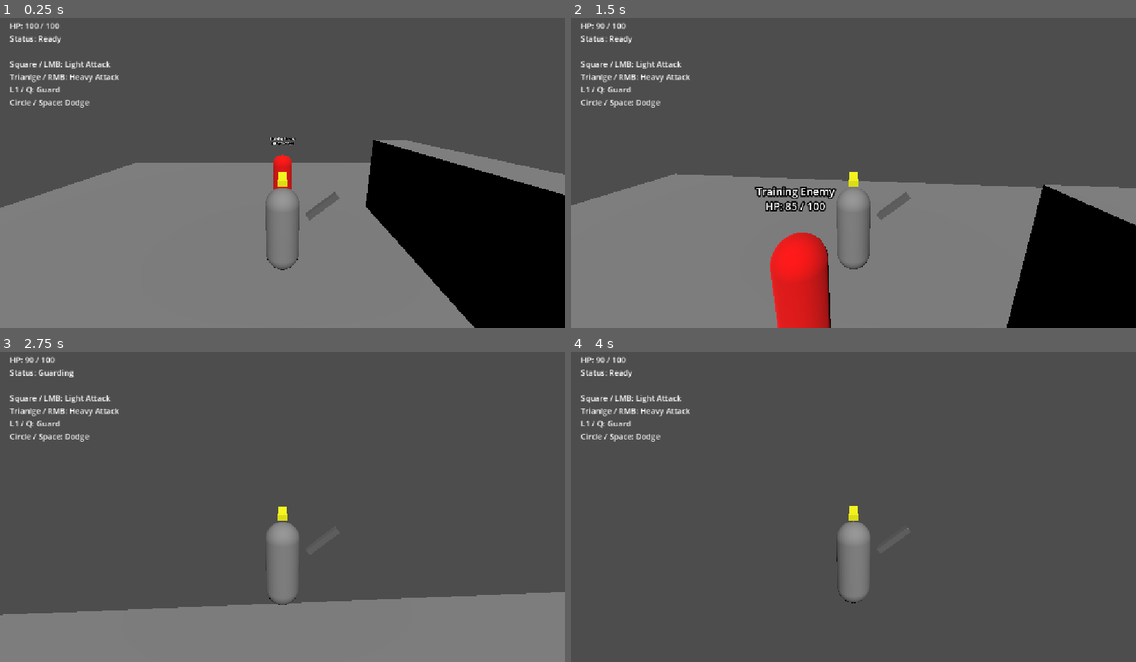
Above: before the commit, frames 1-4 (two rows, left to right).
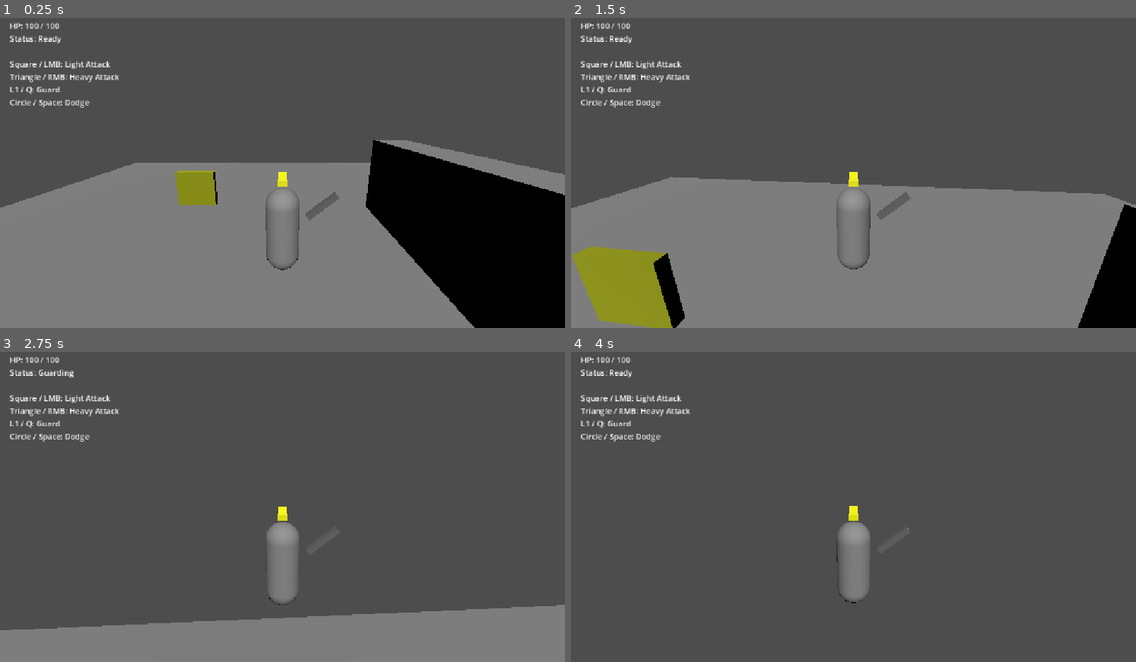
Above: after the commit, the same moments.

Repository: MelodyMan31/guildd-rpg-prototype
Game: Godot game, scene res://scenes/worlds/interaction_test.tscn
Two runs of this game, one before a commit and one after it. Both use one fixed random seed, a clock stepped at 60 frames per second and the inputs below. Before the commit the project starts from res://scenes/worlds/movement_test.tscn.
Inputs (mouse positions are in pixels of both pictures, inside the frame that each line leads up to):
- Up to frame 1 (0.25 s): no input
- Up to frame 2 (1.5 s): tap Enter at 0.5 s; move the mouse to (881, 166) at 0.52 s; hold E (interact) 0.53-1.28 s; hold W (move_forward) from 0.53 s (still down); click (881, 166) at 0.67 s; move the mouse to (825, 169) at 1.27 s; tap Space (dodge) at 1.35 s
- Up to frame 3 (2.75 s): keep holding W (move_forward); tap E (interact) at 1.55, 2.3 s; move the mouse to (293, 497) at 2.02 s; hold Q (guard) from 2.03 s (still down)
- Up to frame 4 (4 s): keep holding W (move_forward); move the mouse to (847, 507) at 2.77 s; release Q (guard) at 2.78 s; right-click (847, 507) at 2.85 s; click (847, 507) at 2.92 s; tap E (interact) at 3.05 s; move the mouse to (893, 507) at 3.52 s; hold E (interact) from 3.53 s (still down)

The runs differ from the first frame. In frame 1, 1.1% of the frame differs, in the area x 5-53%, y 18-61%; in frame 2, 15%, in the area x 0-100%, y 1-100%; in frame 3, 4.7%; in frame 4, less than 0.1%.

Commit message:
Milestone 3: Universal interactions and dialogue
Added reusable interaction detection, NPC conversations, dialogue UI, interactable objects, one-time interactions, and keyboard/DualSense controls

Diff:
--- a/project.godot
+++ b/project.godot
@@ -11,7 +11,7 @@
 [application]
 
 config/name="GuilddRPGPrototype"
-run/main_scene="uid://ct2x265ir2thq"
+run/main_scene="uid://nicyf5j3v14y"
 config/features=PackedStringArray("4.7", "Forward Plus")
 config/icon="res://icon.svg"
 
--- a/scenes/player/player.tscn
+++ b/scenes/player/player.tscn
@@ -3,10 +3,14 @@
 [ext_resource type="Script" uid="uid://o6l66e6g57uu" path="res://scripts/player/player.gd" id="1_8afob"]
 [ext_resource type="Script" uid="uid://cpmpt1lw71q8u" path="res://scripts/combat/health.gd" id="2_gmlin"]
 [ext_resource type="Script" uid="uid://i1m51wovkxry" path="res://scripts/player/player_combat.gd" id="3_lvxji"]
+[ext_resource type="Script" uid="uid://esuxqeryvi6d" path="res://scripts/interactions/interaction_detector.gd" id="4_lvxji"]
 
 [sub_resource type="CapsuleShape3D" id="CapsuleShape3D_hlim7"]
 radius = 0.35
 height = 1.8
+
+[sub_resource type="SphereShape3D" id="SphereShape3D_hlim7"]
+radius = 2.2
 
 [sub_resource type="CapsuleMesh" id="CapsuleMesh_5fh0d"]
 radius = 0.35
@@ -40,6 +44,14 @@
 
 [node name="Combat" type="Node" parent="." unique_id=1053259325]
 script = ExtResource("3_lvxji")
+
+[node name="InteractionDetector" type="Area3D" parent="." unique_id=175950534]
+collision_layer = 0
+collision_mask = 8
+script = ExtResource("4_lvxji")
+
+[node name="CollisionShape3D" type="CollisionShape3D" parent="InteractionDetector" unique_id=1011175357]
+shape = SubResource("SphereShape3D_hlim7")
 
 [node name="Visual" type="Node3D" parent="." unique_id=1611654310]
 
--- /dev/null
+++ b/scenes/worlds/interaction_test.tscn
@@ -0,0 +1,153 @@
+[gd_scene format=3 uid="uid://nicyf5j3v14y"]
+
+[ext_resource type="PackedScene" uid="uid://cctc1ift2tvtn" path="res://scenes/player/player.tscn" id="1_obmsf"]
+[ext_resource type="Script" uid="uid://dgi0a6waolxrr" path="res://scripts/ui/interaction_ui.gd" id="3_bq7cx"]
+[ext_resource type="Script" uid="uid://i1aaxurxl04b" path="res://scripts/ui/combat_hud.gd" id="4_0m2xk"]
+[ext_resource type="Script" uid="uid://d30ghqxvau5fn" path="res://scripts/interactions/interactable.gd" id="4_obmsf"]
+
+[sub_resource type="BoxMesh" id="BoxMesh_hlim7"]
+size = Vector3(20, 0.2, 20)
+
+[sub_resource type="BoxShape3D" id="BoxShape3D_5fh0d"]
+size = Vector3(20, 0.2, 20)
+
+[sub_resource type="BoxMesh" id="BoxMesh_30kp2"]
+size = Vector3(1, 2.5, 6)
+
+[sub_resource type="BoxShape3D" id="BoxShape3D_syvi4"]
+size = Vector3(1, 2.5, 6)
+
+[sub_resource type="StandardMaterial3D" id="StandardMaterial3D_5fh0d"]
+albedo_color = Color(0, 1, 0, 1)
+
+[sub_resource type="CapsuleMesh" id="CapsuleMesh_hlim7"]
+radius = 0.35
+height = 1.6
+
+[sub_resource type="SphereShape3D" id="SphereShape3D_dlsu6"]
+radius = 0.55
+
+[sub_resource type="StandardMaterial3D" id="StandardMaterial3D_n8i1r"]
+albedo_color = Color(0.6089449, 0.6289094, 1.92523e-07, 1)
+
+[sub_resource type="BoxMesh" id="BoxMesh_5fh0d"]
+size = Vector3(1.3, 1.2, 0.2)
+
+[sub_resource type="SphereShape3D" id="SphereShape3D_o5qtk"]
+radius = 0.8
+
+[sub_resource type="StandardMaterial3D" id="StandardMaterial3D_jhqrm"]
+albedo_color = Color(0.5636238, 0.2991813, 1.92523e-07, 1)
+
+[sub_resource type="BoxMesh" id="BoxMesh_dlsu6"]
+size = Vector3(0.9, 0.55, 0.7)
+
+[sub_resource type="SphereShape3D" id="SphereShape3D_n8i1r"]
+radius = 0.65
+
+[node name="InteractionTest" type="Node3D" unique_id=1652506468]
+
+[node name="Ground" type="StaticBody3D" parent="." unique_id=839605858]
+
+[node name="MeshInstance3D" type="MeshInstance3D" parent="Ground" unique_id=1512824500]
+mesh = SubResource("BoxMesh_hlim7")
+
+[node name="CollisionShape3D" type="CollisionShape3D" parent="Ground" unique_id=798372380]
+shape = SubResource("BoxShape3D_5fh0d")
+
+[node name="TestWall" type="StaticBody3D" parent="." unique_id=1462304962]
+transform = Transform3D(1, 0, 0, 0, 1, 0, 0, 0, 1, 3.5, 1.25, 0)
+
+[node name="MeshInstance3D" type="MeshInstance3D" parent="TestWall" unique_id=1274195516]
+mesh = SubResource("BoxMesh_30kp2")
+
+[node name="CollisionShape3D" type="CollisionShape3D" parent="TestWall" unique_id=2054151192]
+shape = SubResource("BoxShape3D_syvi4")
+
+[node name="DirectionalLight3D" type="DirectionalLight3D" parent="." unique_id=2089995693]
+transform = Transform3D(1, 0, 0, 0, 0.70710677, 0.70710677, 0, -0.70710677, 0.70710677, 0, 0, 0)
+
+[node name="Player" parent="." unique_id=1950447967 instance=ExtResource("1_obmsf")]
+transform = Transform3D(1, 0, 0, 0, 1, 0, 0, 0, 1, 0, 1.05, 0)
+
+[node name="WoodlandScout" type="Area3D" parent="." unique_id=464235950]
+transform = Transform3D(1, 0, 0, 0, 1, 0, 0, 0, 1, 5, 0.9, 0)
+collision_layer = 8
+collision_mask = 0
+script = ExtResource("4_obmsf")
+display_name = "Woodland Scout"
+action_verb = "Talk to"
+dialogue_pages = Array[String](["Welcome to the woodland expedition grounds. We're preparing to survey the northern trails.", "Our lead wayfinder hasn't returned from her assignment. Speak with the guild if you're interested in helping."])
+
+[node name="MeshInstance3D" type="MeshInstance3D" parent="WoodlandScout" unique_id=1253577168]
+material_override = SubResource("StandardMaterial3D_5fh0d")
+mesh = SubResource("CapsuleMesh_hlim7")
+
+[node name="CollisionShape3D" type="CollisionShape3D" parent="WoodlandScout" unique_id=1210104039]
+shape = SubResource("SphereShape3D_dlsu6")
+
+[node name="ForestSign" type="Area3D" parent="." unique_id=1766787135]
+transform = Transform3D(1, 0, 0, 0, 1, 0, 0, 0, 1, -3, 0.8, -3)
+collision_layer = 8
+collision_mask = 0
+script = ExtResource("4_obmsf")
+display_name = "Weathered Signpost"
+action_verb = "Read"
+dialogue_pages = Array[String](["Northern Trail: Old Crossing. Warning: Storm damage has made the bridge unsafe. Traverlers should return to the expedition camp."])
+
+[node name="MeshInstance3D" type="MeshInstance3D" parent="ForestSign" unique_id=193457335]
+material_override = SubResource("StandardMaterial3D_n8i1r")
+mesh = SubResource("BoxMesh_5fh0d")
+
+[node name="CollisionShape3D" type="CollisionShape3D" parent="ForestSign" unique_id=1363696560]
+shape = SubResource("SphereShape3D_o5qtk")
+
+[node name="SupplyChest" type="Area3D" parent="." unique_id=262427872]
+transform = Transform3D(1, 0, 0, 0, 1, 0, 0, 0, 1, -3, 0.35, 3)
+collision_layer = 8
+collision_mask = 0
+script = ExtResource("4_obmsf")
+display_name = "Supply Chest"
+action_verb = "Open"
+dialogue_pages = Array[String](["You discover a sealed healing potion inside the chest."])
+one_time = true
+
+[node name="MeshInstance3D" type="MeshInstance3D" parent="SupplyChest" unique_id=878359095]
+material_override = SubResource("StandardMaterial3D_jhqrm")
+mesh = SubResource("BoxMesh_dlsu6")
+
+[node name="CollisionShape3D" type="CollisionShape3D" parent="SupplyChest" unique_id=1069959084]
+shape = SubResource("SphereShape3D_n8i1r")
+
+[node name="CanvasLayer" type="CanvasLayer" parent="." unique_id=507518631]
+
+[node name="CombatHUD" type="Label" parent="CanvasLayer" unique_id=557442816]
+offset_left = 20.0
+offset_top = 20.0
+offset_right = 60.0
+offset_bottom = 43.0
+script = ExtResource("4_0m2xk")
+
+[node name="InteractionUI" type="CanvasLayer" parent="." unique_id=380086166]
+script = ExtResource("3_bq7cx")
+
+[node name="PromptLabel" type="Label" parent="InteractionUI" unique_id=1307682749]
+offset_right = 40.0
+offset_bottom = 23.0
+
+[node name="DialoguePanel" type="PanelContainer" parent="InteractionUI" unique_id=670764737]
+offset_right = 40.0
+offset_bottom = 40.0
+
+[node name="VBoxContainer" type="VBoxContainer" parent="InteractionUI/DialoguePanel" unique_id=1919028292]
+layout_mode = 2
+
+[node name="SpeakerLabel" type="Label" parent="InteractionUI/DialoguePanel/VBoxContainer" unique_id=1502138814]
+layout_mode = 2
+
+[node name="BodyLabel" type="Label" parent="InteractionUI/DialoguePanel/VBoxContainer" unique_id=1372645535]
+layout_mode = 2
+autowrap_mode = 3
+
+[node name="ContinueLabel" type="Label" parent="InteractionUI/DialoguePanel/VBoxContainer" unique_id=746099823]
+layout_mode = 2
--- /dev/null
+++ b/scripts/interactions/interactable.gd
@@ -0,0 +1,27 @@
+class_name Interactable3D
+extends Area3D
+
+# Interaction Information
+signal activated(interactable: Interactable3D)
+
+@export var display_name: String = "Object"
+@export var action_verb: String = "Examine"
+
+@export var dialogue_pages: Array[String] = ["There is nothing unusual here."]
+
+@export var one_time: bool = false
+
+# Internal State
+var used: bool = false
+
+func is_available() -> bool:
+	return not (one_time and used)
+
+func activate() -> Array[String]:
+	if not is_available(): return []
+
+	if one_time: used = true
+
+	activated.emit(self)
+
+	return dialogue_pages.duplicate()
--- /dev/null
+++ b/scripts/interactions/interaction_detector.gd
@@ -0,0 +1,113 @@
+extends Area3D
+
+# References
+@onready var player: Node = get_parent()
+
+var interaction_ui: InteractionUI = null
+var current_target: Interactable3D = null
+
+# Detect nearby objects
+func _physics_process(_delta: float) -> void:
+	# Find the scene's interaction interface
+	if interaction_ui == null:
+		interaction_ui = (
+			get_tree().get_first_node_in_group(
+				"interaction_ui"
+			) as InteractionUI
+		)
+
+		if interaction_ui != null:
+			interaction_ui.dialogue_closed.connect(
+				_on_dialogue_closed
+			)
+
+	if interaction_ui == null:
+		return
+
+	# Do not change targets while talking
+	if interaction_ui.dialogue_open:
+		return
+
+	current_target = _find_nearest_interactable()
+
+	if current_target == null:
+		interaction_ui.set_prompt("")
+		return
+
+	interaction_ui.set_prompt(
+		"E / Cross: %s %s"
+		% [
+			current_target.action_verb,
+			current_target.display_name
+		]
+	)
+
+# Choose closest interactable
+func _find_nearest_interactable() -> Interactable3D:
+	var nearest: Interactable3D = null
+	var nearest_distance: float = INF
+
+	for area in get_overlapping_areas():
+		var target := area as Interactable3D
+
+		if target == null:
+			continue
+
+		if not target.is_available():
+			continue
+
+		var distance_squared: float = (
+			global_position.distance_squared_to(
+				target.global_position
+			)
+		)
+
+		if distance_squared < nearest_distance:
+			nearest = target
+			nearest_distance = distance_squared
+
+	return nearest
+
+# Activate Interactions
+func _unhandled_input(event: InputEvent) -> void:
+	if not event.is_action_pressed("interact"):
+		return
+
+	if interaction_ui == null:
+		return
+
+	# Advance existing dialogue first
+	if interaction_ui.dialogue_open:
+		interaction_ui.advance_dialogue()
+
+		get_viewport().set_input_as_handled()
+		return
+
+	# Otherwise, activate a nearby object
+	if current_target == null:
+		return
+
+	if not is_instance_valid(current_target):
+		return
+
+	if not current_target.is_available():
+		return
+
+	var new_pages: Array[String] = (current_target.activate())
+
+	if new_pages.is_empty():
+		return
+
+	interaction_ui.open_dialogue(
+		current_target.display_name,
+		new_pages
+	)
+
+	# Temporarily disable player movement
+	player.set("controls_locked", true)
+
+	get_viewport().set_input_as_handled()
+
+# Restore Movement
+func _on_dialogue_closed() -> void:
+	player.set("controls_locked", false)
--- a/scripts/player/player.gd
+++ b/scripts/player/player.gd
@@ -29,6 +29,8 @@
 var dodge_time_left: float = 0.0
 var dodge_cooldown_left: float = 0.0
 
+var controls_locked: bool = false
+
 var dodge_direction: Vector3 = Vector3.FORWARD
 
 func _ready() -> void:
@@ -42,6 +44,9 @@
 
 # Mouse Camera Controls
 func _unhandled_input(event: InputEvent) -> void:
+	if controls_locked:
+		return
+
 	if event is InputEventKey:
 		if event.pressed and event.keycode == KEY_ESCAPE:
 			Input.mouse_mode = Input.MOUSE_MODE_VISIBLE
@@ -84,6 +89,19 @@
 
 # Player Movement
 func _physics_process(delta: float) -> void:
+	# Disable movement during conversations
+	if controls_locked:
+		velocity.x = 0.0
+		velocity.y = 0.0
+
+		if not is_on_floor():
+			velocity.y -= gravity * delta
+		else:
+			velocity.y = -0.1
+
+		move_and_slide()
+		return
+
 	_update_controller_camera(delta)
 
 	# Count down the dodge cooldown every frame
--- a/scripts/player/player_combat.gd
+++ b/scripts/player/player_combat.gd
@@ -26,6 +26,10 @@
 # Called every frame. 'delta' is the elapsed time since the previous frame.
 func _physics_process(delta: float) -> void:
 	if health.current_hp <= 0:
+		return
+
+	# No attacks while a conversation is open
+	if get_parent().get("controls_locked") == true:
 		return
 
 	recovery_left = maxf(recovery_left - delta, 0.0)
--- a/scripts/ui/combat_hud.gd
+++ b/scripts/ui/combat_hud.gd
@@ -4,7 +4,7 @@
 
 @onready var health: HealthComponent = player.get_node("Health") as HealthComponent
 
-func _process(delta: float) -> void:
+func _process(_delta: float) -> void:
 	var status: String = "Ready"
 
 	if health.current_hp <= 0:
@@ -17,7 +17,7 @@
 		"HP: %d / %d\n"
 		+ "Status: %s\n\n"
 		+ "Square / LMB: Light Attack\n"
-		+ "Trianlge / RMB: Heavy Attack\n"
+		+ "Triangle / RMB: Heavy Attack\n"
 		+ "L1 / Q: Guard\n"
 		+ "Circle / Space: Dodge"
 	) % [
--- /dev/null
+++ b/scripts/ui/interaction_ui.gd
@@ -0,0 +1,110 @@
+class_name InteractionUI
+extends CanvasLayer
+
+signal dialogue_closed
+
+# UI References
+@onready var prompt_label: Label = $PromptLabel
+@onready var dialogue_panel: PanelContainer = $DialoguePanel
+@onready var speaker_label: Label = ($DialoguePanel/VBoxContainer/SpeakerLabel)
+@onready var body_label: Label = ($DialoguePanel/VBoxContainer/BodyLabel)
+@onready var continue_label: Label = ($DialoguePanel/VBoxContainer/ContinueLabel)
+
+# Dialogue State
+var dialogue_open: bool = false
+var pages: Array[String] = []
+var page_index: int = 0
+
+func _ready() -> void:
+	add_to_group("interaction_ui")
+
+	prompt_label.text = ""
+	dialogue_panel.hide()
+
+	_configure_layout()
+
+# Position UI
+func _configure_layout() -> void:
+	#Interaction prompt near bottom center
+	prompt_label.anchor_left = 0.5
+	prompt_label.anchor_right = 0.5
+	prompt_label.anchor_top = 1.0
+	prompt_label.anchor_bottom = 1.0
+
+	prompt_label.offset_left = -220.0
+	prompt_label.offset_right = 220.0
+	prompt_label.offset_top = -55.0
+	prompt_label.offset_bottom = -20.0
+
+	prompt_label.horizontal_alignment = (HORIZONTAL_ALIGNMENT_CENTER)
+
+	# Dialogue window near bottom center
+	dialogue_panel.anchor_left = 0.5
+	dialogue_panel.anchor_right = 0.5
+	dialogue_panel.anchor_top = 1.0
+	dialogue_panel.anchor_bottom = 1.0
+
+	dialogue_panel.offset_left = -330.0
+	dialogue_panel.offset_right = 330.0
+	dialogue_panel.offset_top = -225.0
+	dialogue_panel.offset_bottom = -65.0
+
+	body_label.autowrap_mode = (TextServer.AUTOWRAP_WORD_SMART)
+
+# Interaction Prompt
+func set_prompt(message: String) -> void:
+	if dialogue_open:
+		return
+
+	prompt_label.text = message
+	prompt_label.visible = not message.is_empty()
+
+# Open Dialogue
+func open_dialogue(
+	speaker: String,
+	new_pages: Array[String]
+) -> void:
+
+	if new_pages.is_empty():
+		return
+
+	pages = new_pages.duplicate()
+	page_index = 0
+	dialogue_open = true
+
+	speaker_label.text = speaker
+
+	prompt_label.hide()
+	dialogue_panel.show()
+
+	_show_page()
+
+# Advance Dialogue
+func advance_dialogue() -> void:
+	if not dialogue_open:
+		return
+
+	page_index += 1
+
+	if page_index >= pages.size():
+		_close_dialogue()
+	else:
+		_show_page()
+
+func _show_page() -> void:
+	body_label.text = pages[page_index]
+
+	continue_label.text = (
+		"E / Cross: Continue (%d/%d)"
+		% [page_index + 1, pages.size()]
+	)
+
+# Close dialogue
+func _close_dialogue() -> void:
+	dialogue_open = false
+	dialogue_panel.hide()
+
+	pages.clear()
+	page_index = 0
+
+	dialogue_closed.emit()
Not shown, added: scripts/interactions/interactable.gd.uid
Not shown, added: scripts/interactions/interaction_detector.gd.uid
Not shown, added: scripts/ui/interaction_ui.gd.uid
